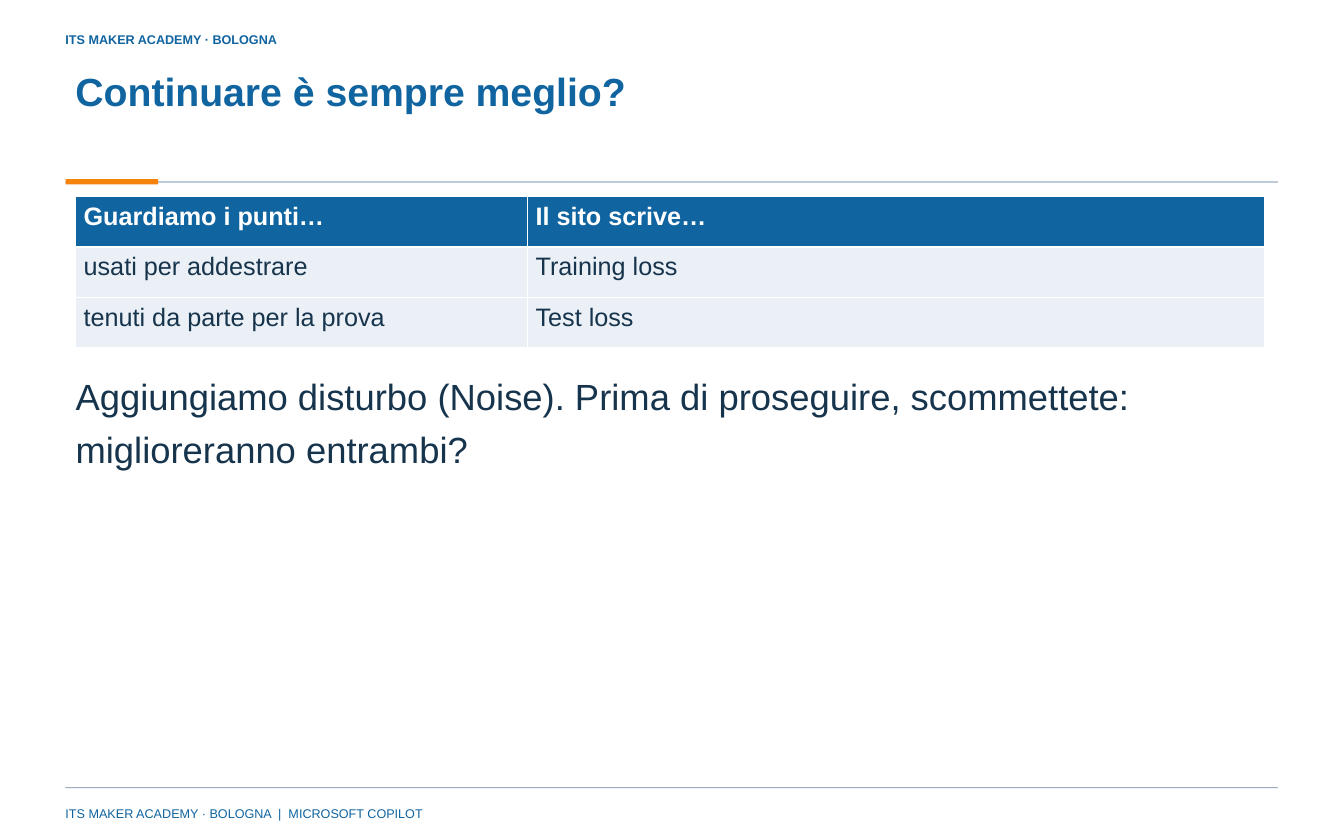
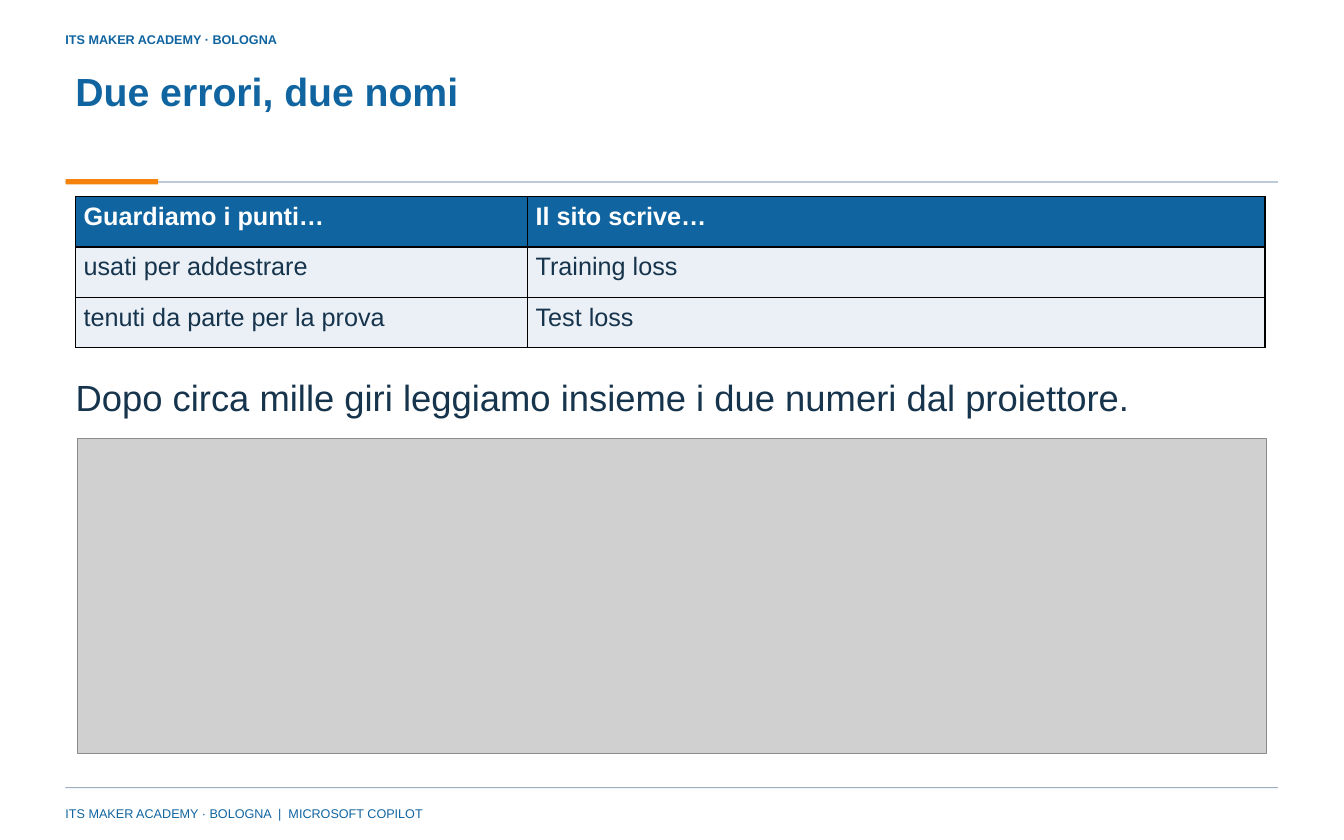
Before and after one commit to franzo9393/ITSCorso_UnslothStudio-Git, a slide deck: slide 15 of lezione 4 - reti neurali e agenti con orchestrazione/Lezione4_Reti_neurali_e_agenti_con_orchestrazione_ITS_MAKER.pptx (slide 9 before the commit). Drawn at 1344x840 pixels with LibreOffice and Linux fonts; fonts in the diff are those of the drawing; grey boxes stand for pictures; background and template pictures are left out. Boxes give left, top, right and bottom in pixels: in the first picture for what was removed or moved away, otherwise in the second. Text is boxed around its words. In the diff, an @@ line names an element or a change of style, - is before the commit and + after.

Commit message:
Lezione 4: slide 1-17 riscritte con schermate dei siti, quadro d'insieme e previsioni (47 slide); regole sulle schermate in AGENTS.md

```diff
--- a/lezione 4 - reti neurali e agenti con orchestrazione/Lezione4_Reti_neurali_e_agenti_con_orchestrazione_ITS_MAKER.pptx
+++ b/lezione 4 - reti neurali e agenti con orchestrazione/Lezione4_Reti_neurali_e_agenti_con_orchestrazione_ITS_MAKER.pptx
@@ title at (x1=75, y1=77, x2=458, y2=112): text changed @@
-Continuare è sempre meglio?
+Due errori, due nomi
@@ table at (x1=76, y1=197, x2=1265, y2=348) @@
@@ borders changed @@
@@ text removed at (x1=76, y1=383, x2=1129, y2=470) @@
-Aggiungiamo disturbo (Noise). Prima di proseguire, scommettete: miglioreranno entrambi?
@@ text added at (x1=76, y1=384, x2=1129, y2=418), 26 pt, text #17344D @@
+Dopo circa mille giri leggiamo insieme i due numeri dal proiettore.
@@ picture added at (x1=78, y1=439, x2=1267, y2=753) @@
```
Also in this commit, not shown: 6 other slides changed, 7 slides added, 1 slide removed, 29 other files.
